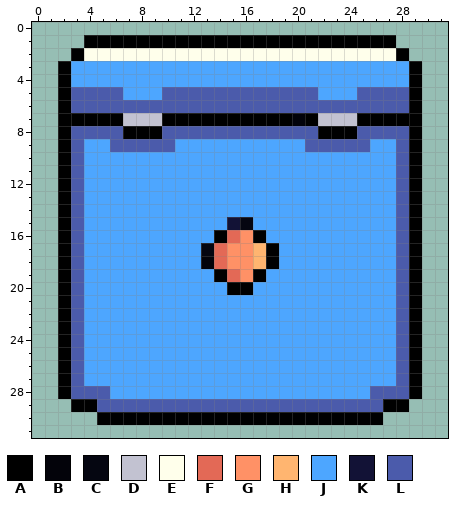
Pixel-art file -- Assets/Sprites/Crates/_RifleCrate.aseprite. That is the earlier state.
32x32 pixels, 1 frame. Colours within 5 levels of each other are drawn and written as one.
Palette (. is transparent): A #000000  B #03030a  C #050611  D #c2c2d1  E #ffffeb  F #e36956  G #ff9166  H #ffb570  J #4da6ff  K #121236  L #4b5bab
After the commit:
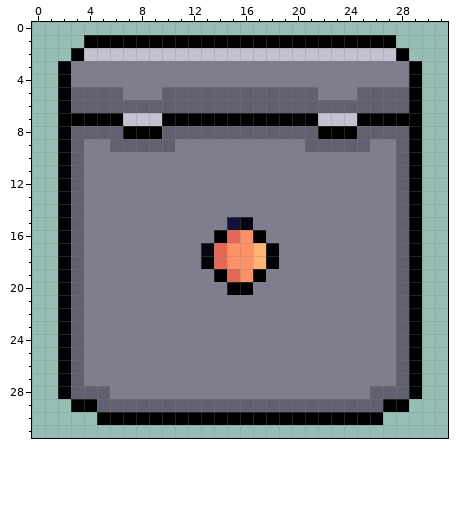
Edits made:
Colour J changes from #4da6ff to #7e7e8f.
Colour L changes from #4b5bab to #606070.
Colour E becomes colour D in row 2 at x 4 to 27.
Changed places in both pictures, as pixel boxes (x1, y1, x2, y2):
changed: (71, 48, 409, 412)
